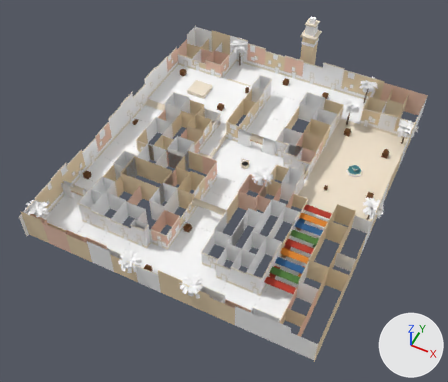
The glTF model public/maps/medina/medina.glb, before and after one commit.
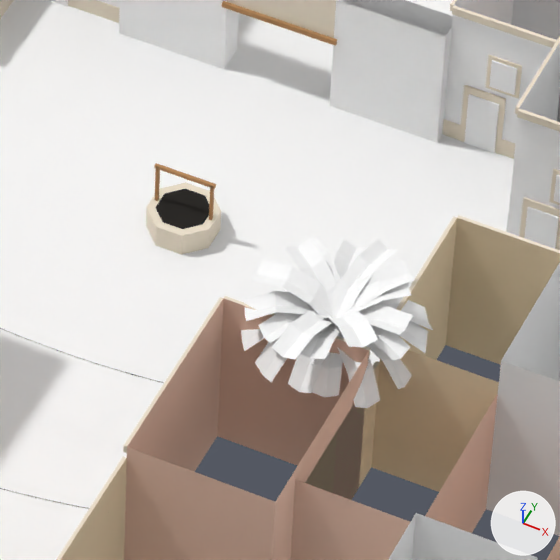
Old and new are each drawn whole from a 50 mm camera at (50.7, -112.9, 129.4) aimed at (-0.7, -10.2, 1.0) and again close up on the part from 50% to 64% of the width and 37% to 54% of the height. Every picture has the same lights, and +X, +Y and +Z are marked at lower right. The last two pictures show the newer version. Where no turn or scale is listed for an object, it has been applied to the vertices. Vertices at exactly the same position are counted once.

Names of what the first close-up shows: 'medina'.
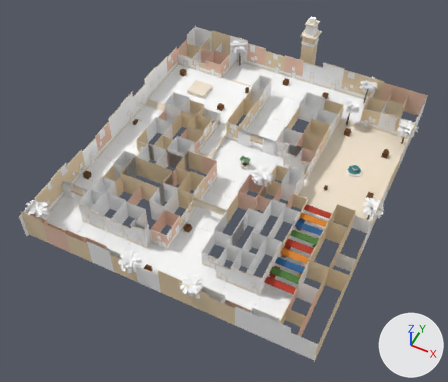
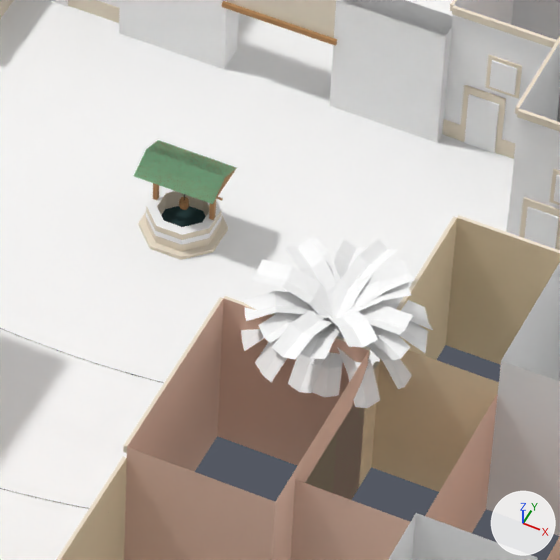
What differs and where, as boxes [x1, y1, x2, y2] in the close-ups (560 x 560 px; the box of a moved part takes in the faces that stretch with it):
part 1 of me_medina, moved or reshaped
    before: [155, 167, 160, 201]
    after: [153, 183, 159, 200]
part 2 of me_medina, moved or reshaped
    before: [209, 187, 214, 220]
    after: [209, 200, 216, 220]
part 3 of me_medina, moved or reshaped (not visible afterwards)
    before: [154, 163, 216, 189]
part 4 of me_medina, added
    after: [179, 197, 189, 210]
part 5 of me_medina, added (pale yellow)
    after: [139, 212, 228, 260]
part 6 of me_medina, added
    after: [146, 212, 222, 245]
part 7 of me_medina, built on
    before: [146, 183, 221, 255]
    after: [134, 140, 236, 251]

The change, as a diff of the scene's bpy script:
```diff
--- a/public/maps/medina/medina.glb.py
+++ b/public/maps/medina/medina.glb.py
@@ mat_deepwater @@
+mat_deepwater = principled_material('deepWater')
+mat_deepwater.base_color = (0.013, 0.0423, 0.0452)  # dark cyan #1e3a3c
+mat_deepwater.roughness = 1.0
@@ mat_greentiles @@
+mat_greentiles = principled_material('greenTiles')
+mat_greentiles.base_color = (0.275, 0.552, 0.323)  # green #8fc49a
+mat_greentiles.roughness = 1.0
@@ me_medina @@
 # used by ob_medina; location = (0.18, 2.35, 10.7)
-me_medina.from_pydata(...)  # 11752 vertices, 14206 faces; spans x -41.5..41.5, y -50.2..50.2, z -10.7..10.7
+me_medina.from_pydata(...)  # 11852 vertices, 14366 faces; spans x -41.5..41.5, y -50.2..50.2, z -10.7..10.7
+# me_medina part 1: the loose piece of 8 vertices spanning x -1.2..-1.1, y -0.4..-0.3, z -9.8..-8.2 is moved by (0.0, 0.0, 0.1)
+# me_medina part 2: the loose piece of 8 vertices spanning x 0.8..0.9, y -0.4..-0.3, z -9.8..-8.2 is moved by (0.0, 0.0, 0.1)
+# me_medina part 3: the loose piece of 8 vertices spanning x -1.3..0.9, y -0.4..-0.3, z -8.3..-8.2 is moved by (0.0, 0.0, 0.1)
+# me_medina part 4: the loose piece of 16 vertices spanning x -1.3..1.0, y -1.5..0.8, z -10.7..-9.8 is copied, and the copy is scaled about its middle by (0.13, 0.128, 0.336), then moved by (0.0, 0.0, 0.7), in mat_beam (orange #b98a5a); it spans x -0.3..0.0, y -0.5..-0.2, z -9.7..-9.4
+# me_medina part 5: the loose piece of 16 vertices spanning x -1.3..1.0, y -1.5..0.8, z -10.7..-9.8 is copied, and the copy is scaled about its middle by (1.2, 1.2, 0.164), then moved by (0.0, 0.0, -0.4); it spans x -1.6..1.2, y -1.7..1.0, z -10.7..-10.6
+# me_medina part 6: a new loose piece of 16 vertices spanning x -1.3..1.0, y -1.5..0.8, z -10.2..-10.0, in mat_mosaic (white #ffffff)
+# me_medina part 7
+# 14 vertices are removed from x -1.3..1.0, y -1.5..0.8, z -9.8
+# 26 faces are deleted
+# 14 vertices are added at x -1.6..1.3, y -1.3..0.6, z -10.5..-7.6
+# 6 new vertices lie (0.0, 0.0, 1.0) away from vertices in x -1.3..1.0, y -1.5..0.8, z -10.7
+# 8 new vertices lie (0.0, 0.0, 0.8) away from vertices in x -1.0..0.7, y -1.2..0.5, z -10.5
+# 6 new faces join them, mat_beam (orange #b98a5a)
+# 6 new faces join them, mat_deepwater (dark cyan #1e3a3c)
+# 4 new faces join them, mat_greentiles (green #8fc49a)
+# 16 new faces join them, mat_paving (white #ffffff)
+# 30 new faces join them, mat_stone (pale yellow #f0e4d0)
+# other edits to the shape of me_medina do not show in these pictures
 me_medina.materials.append(mat_beam)
@@ me_medina @@
 me_medina.materials.append(mat_paving)
-me_medina.materials.append(mat_shadowgap)  # black #1b1814
 me_medina.materials.append(mat_stone)
@@ me_medina @@
 me_medina.materials.append(mat_water)
+me_medina.materials.append(mat_deepwater)  # dark cyan #1e3a3c
+me_medina.materials.append(mat_greentiles)  # green #8fc49a
```
